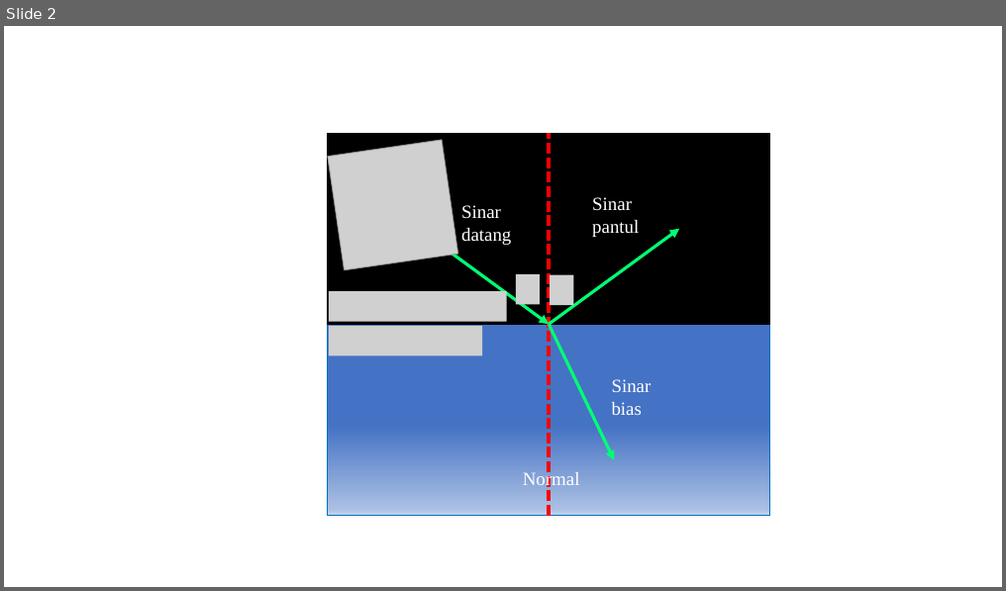
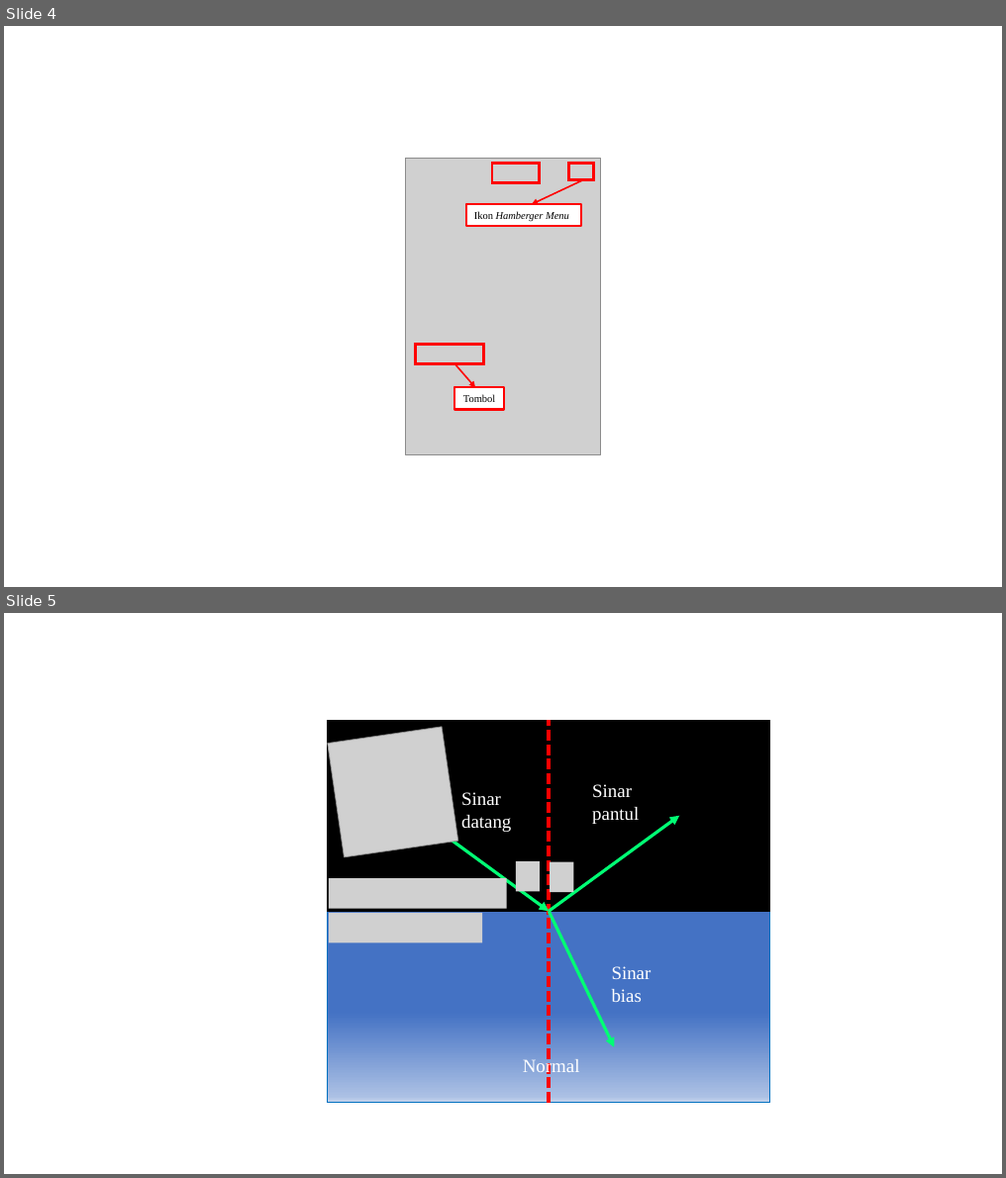
Before and after one commit to zahran1122/Sistem-Optik, a slide deck: Presentation1.pptx. Shown one above the other, each under a label of ours: slide 2 before the commit, slides 4 and 5 after it. The pictures are 1006x591 and 1006x1178 pixels, drawn with LibreOffice and Linux fonts; fonts in the diff are those of the drawing; grey boxes stand for pictures. Boxes give left, top, right and bottom in pixels: in the first picture for what was removed or moved away, otherwise in the second. Text is boxed around its words. In the diff, an @@ line names an element or a change of style, - is before the commit and + after.

```diff
--- a/Presentation1.pptx
+++ b/Presentation1.pptx
@@ slide 4 added at box(4, 26, 1002, 587), background #FFFFFF @@
@@ group added at box(406, 159, 601, 455): 5 rectangles, 2 arrows, 1 picture @@
+Ikon Hamberger Menu
+Tombol
@@ what was slide 2 is now slide 5 @@
```
Also in this commit, not shown: 2 other slides added, 9 other files.
